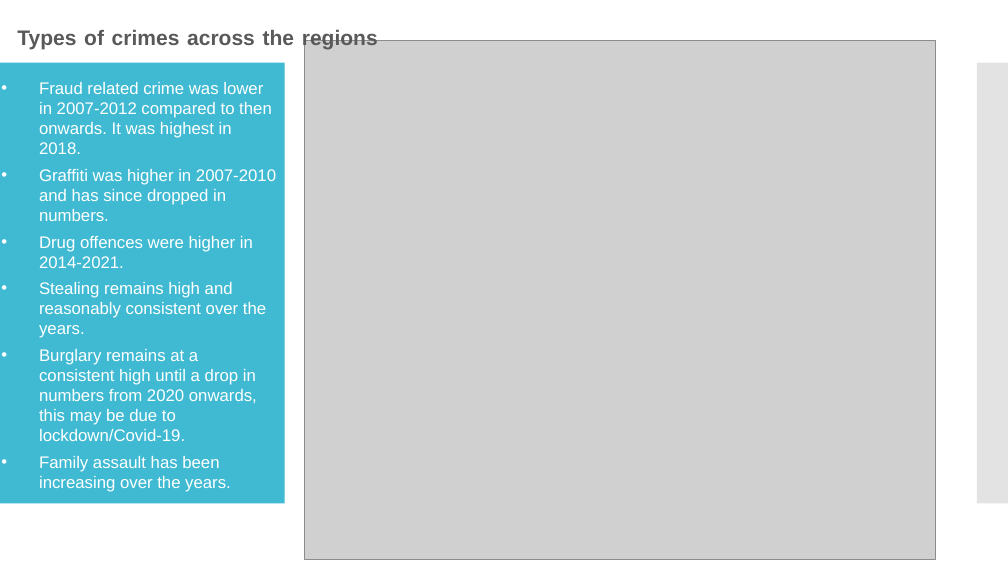
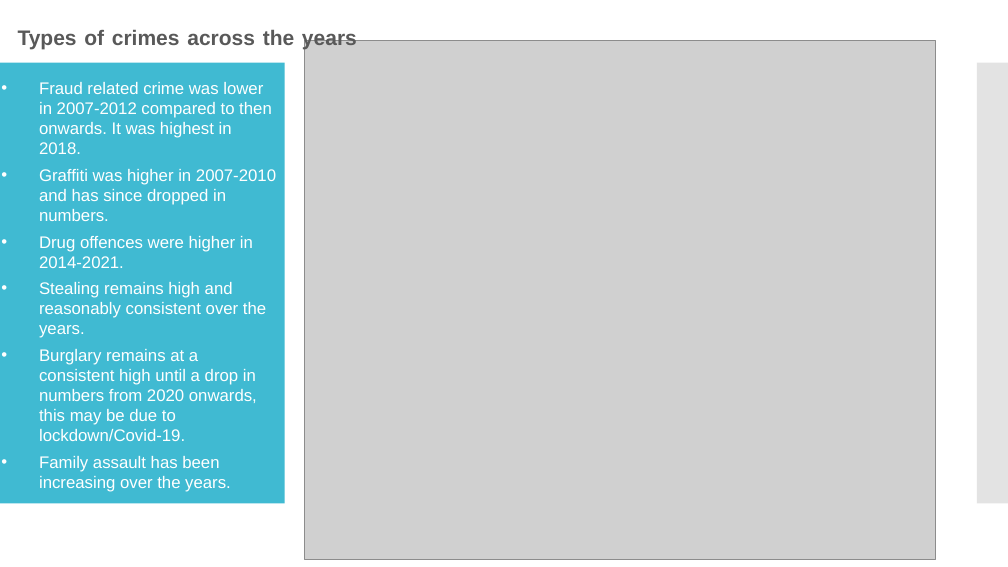
Before and after one commit to DrishP98/Project-1-, a slide deck: slide 6 of crime_data_wa_final.pptx. Drawn at 1008x567 pixels with LibreOffice and Linux fonts; fonts in the diff are those of the drawing; grey boxes stand for pictures. Boxes give left, top, right and bottom in pixels: in the first picture for what was removed or moved away, otherwise in the second. Text is boxed around its words. In the diff, an @@ line names an element or a change of style, - is before the commit and + after.

Commit message:
Update crime_data_wa_final.pptx
updated the titles

```diff
--- a/crime_data_wa_final.pptx
+++ b/crime_data_wa_final.pptx
@@ text at <box>18,28,357,49</box>: text changed @@
-Types of crimes across the regions
+Types of crimes across the years
```
Also in this commit, not shown: 1 other slide changed.
